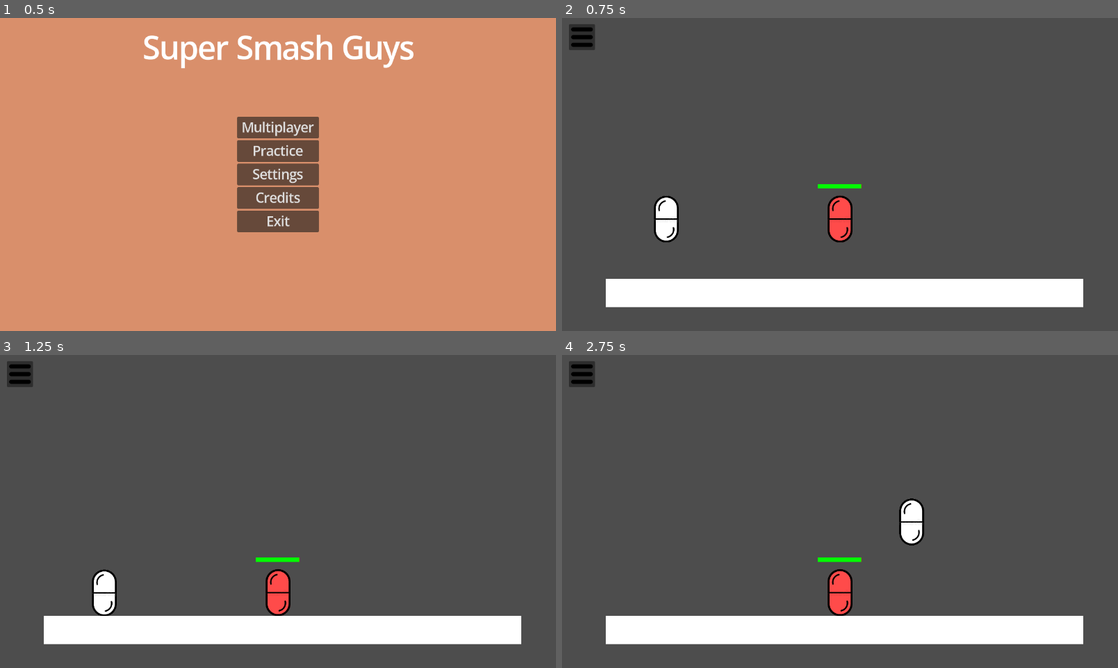
Above: before the commit, frames 1-4 (two rows, left to right).
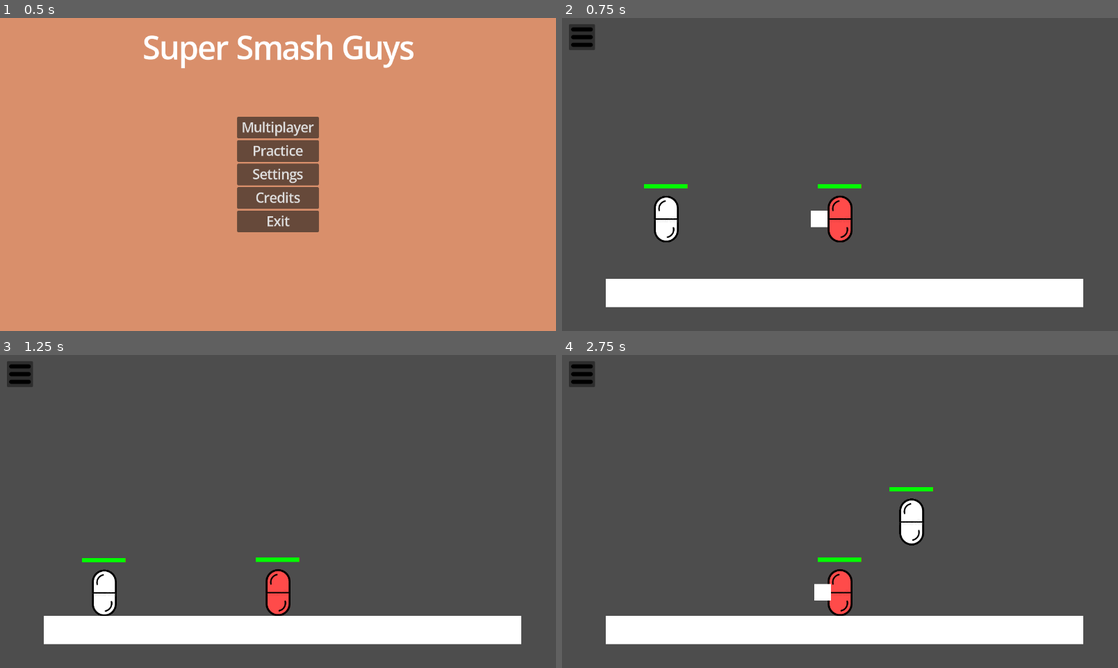
Above: after the commit, the same moments.

Repository: Rivmo/Super-Smash-Guys
Game: Godot game, scene res://scenes/main_menu_screen.tscn
Two runs of this game, one before a commit and one after it. Both use one fixed random seed, a clock stepped at 60 frames per second and the inputs below.
Inputs (mouse positions are in pixels of both pictures, inside the frame that each line leads up to):
- Up to frame 1 (0.5 s): no input
- Up to frame 2 (0.75 s): click "Practice" at 0.5 s
- Up to frame 3 (1.25 s): no input
- Up to frame 4 (2.75 s): tap Enter at 1.25 s; move the mouse to (962, 495) at 1.27 s; hold Right (Right) from 1.28 s (still down); tap O (Attack) at 1.35 s; click (962, 495) at 1.42 s; tap Up (Jump) at 1.52, 2.27 s; tap Down (Crouch) at 1.55, 2.1 s; move the mouse to (728, 527) at 2.02 s; tap Space (Dash) at 2.3 s

Frame 1 is identical in both runs. In frame 2, 0.3% of the frame differs, in the area x 14-48%, y 53-67%; in frame 3, 0.1%; in frame 4, 0.3%, in the area x 45-67%, y 42-79%.

Commit message:
added dummy attacks

Diff:
--- /dev/null
+++ b/scenes/attack_dummy.tscn
@@ -0,0 +1,23 @@
+[gd_scene format=3 uid="uid://d2xnsmelql5em"]
+
+[ext_resource type="Script" uid="uid://cwekqexgo01ay" path="res://scripts/attack_default.gd" id="1_j6k3p"]
+
+[sub_resource type="QuadMesh" id="QuadMesh_qnuwd"]
+
+[sub_resource type="RectangleShape2D" id="RectangleShape2D_2g375"]
+size = Vector2(38, 38)
+
+[node name="attack" type="Node2D" unique_id=1478860268]
+script = ExtResource("1_j6k3p")
+
+[node name="Area2D" type="Area2D" parent="." unique_id=1332334761]
+
+[node name="MeshInstance2D" type="MeshInstance2D" parent="Area2D" unique_id=1925545710]
+position = Vector2(9.536743e-07, 4.7683716e-07)
+scale = Vector2(38.000004, 38.000004)
+mesh = SubResource("QuadMesh_qnuwd")
+
+[node name="CollisionShape2D" type="CollisionShape2D" parent="Area2D" unique_id=1007916745]
+shape = SubResource("RectangleShape2D_2g375")
+
+[connection signal="body_entered" from="Area2D" to="." method="_on_area_2d_body_entered"]
--- a/scenes/player_character.tscn
+++ b/scenes/player_character.tscn
@@ -6,6 +6,8 @@
 [sub_resource type="CapsuleShape2D" id="CapsuleShape2D_6r27q"]
 radius = 27.0
 height = 106.0
+
+[sub_resource type="QuadMesh" id="QuadMesh_6r27q"]
 
 [node name="Player" type="CharacterBody2D" unique_id=142461306]
 script = ExtResource("1_6r27q")
@@ -16,3 +18,15 @@
 
 [node name="CollisionShape2D" type="CollisionShape2D" parent="." unique_id=1431250880]
 shape = SubResource("CapsuleShape2D_6r27q")
+
+[node name="Red" type="MeshInstance2D" parent="." unique_id=1678775411]
+modulate = Color(1, 0, 0, 1)
+position = Vector2(0, -75)
+scale = Vector2(100, 10)
+mesh = SubResource("QuadMesh_6r27q")
+
+[node name="Green" type="MeshInstance2D" parent="." unique_id=516826604]
+modulate = Color(0, 1, 0, 1)
+position = Vector2(0, -75)
+scale = Vector2(100, 10)
+mesh = SubResource("QuadMesh_6r27q")
--- a/scripts/attack_default.gd
+++ b/scripts/attack_default.gd
@@ -15,7 +15,6 @@
 func _process(delta: float) -> void:
 	if time < move_time :
 		position.x += Movement_speed_time * delta
-
 		Movement_speed_time -= 2 * Movement_speed/(move_time)
 		time += 1
 
@@ -24,8 +23,13 @@
 
 func _on_area_2d_body_entered(body: Node2D) -> void:
 	#handle hitting the dummy with attack
-	if body.name == "Dummy":
-		print("hit dummy")
+	if body.name == "Dummy" and get_parent().name != "Dummy":
 		body.knockback += 10
 		var knockback = body.knockback * 4
 		body.apply_impulse(Vector2(dir*(400+knockback),10))
+	elif body.name == "Player" and get_parent().name != "Player":
+		body.knockback += 10
+		var knockback = body.knockback * 4
+		body.velocityxk += dir*(100+knockback)
+		body.velocityyk += 10
+		body.stuntime = 0.2
--- a/scripts/placeholder_arena.gd
+++ b/scripts/placeholder_arena.gd
@@ -1,9 +1,20 @@
 extends Node2D
 var attack_scene: PackedScene = load("res://scenes/attack_default.tscn")
+var time = 0
 
 # Called when the node enters the scene tree for the first time.
 func _ready() -> void:
 	pass # Replace with function body.
+
+func _process(delta: float) -> void:
+
+	if time >= 0:
+		time -= 1 * delta
+	else:
+		var attack = attack_scene.instantiate()
+		attack.dir = -1
+		$Dummy.add_child(attack)
+		time = 2
 
 
 func _on_character_attack(dir: int) -> void:
--- a/scripts/player_character.gd
+++ b/scripts/player_character.gd
@@ -6,6 +6,11 @@
 #time between punch attack in seconds
 @export var attack_delay = 1
 @export var dash_delay = 1
+#knockback velocities
+@export var velocityxk = 0
+@export var velocityyk = 0
+@export var stuntime = 0
+
 
 signal Attack(pos, dir)
 
@@ -48,6 +53,20 @@
 		dashing_delay_absolute_time = 0
 		is_dashing = false
 
+	if stuntime > 0:
+		stuntime -= 1 * delta
+		velocityxk -= velocityxk/stuntime * delta
+		velocityyk -= velocityyk/stuntime * delta
+	else:
+		stuntime = 0
+		velocityxk = 0
+		velocityyk = 0
+
+	#process healthbar
+	var green = $Green
+	green.scale.x = 100 - knockback/3
+	green.position.x = -knockback/6 - 1
+
 
 func _physics_process(delta: float) -> void:
 
@@ -66,33 +85,35 @@
 			Double_jump_count += 1
 
 	#Handle dashing inputs & input direction and handle the movement/deceleration.
-	var direction := Input.get_axis("Left", "Right")
-	if Input.is_action_just_pressed("Dash") and dash_available:
-		dash_available = false
-		is_dashing = true
-		dash_direction = Facing
-		velocity.x += direction * dash_speed
-	if is_dashing:
-			velocity.x =   SPEED * dash_speed * dash_direction
-	if direction:
-		if not is_dashing:
-			velocity.x = direction * SPEED
-		if abs(direction) > 0:
-				Facing = direction
-	else:
-		velocity.x = move_toward(velocity.x, 0, SPEED)
+	if stuntime <= 0:
+		var direction := Input.get_axis("Left", "Right")
+		if Input.is_action_just_pressed("Dash") and dash_available:
+			dash_available = false
+			is_dashing = true
+			dash_direction = Facing
+			velocity.x += direction * dash_speed
+		if is_dashing:
+				velocity.x =   SPEED * dash_speed * dash_direction
+		if direction:
+			if not is_dashing:
+				velocity.x = direction * SPEED
+			if abs(direction) > 0:
+					Facing = direction
+		else:
+			velocity.x = move_toward(velocity.x, 0, SPEED)
 
-	#emit attack signal on attack input
-	if Input.is_action_just_pressed("Attack") and attack_available == true:
-		Attack.emit(Facing)
-		attack_available = false
+		#emit attack signal on attack input
+		if Input.is_action_just_pressed("Attack") and attack_available == true:
+			Attack.emit(Facing)
+			attack_available = false
 
-	#Handle crouch inputs
-	if Input.is_action_just_pressed("Crouch"):
-		scale.y = 0.5
-		position.y += 51
-	if Input.is_action_just_released("Crouch"):
-		scale.y = 1
-
+		#Handle crouch inputs
+		if Input.is_action_just_pressed("Crouch"):
+			scale.y = 0.5
+			position.y += 51
+		if Input.is_action_just_released("Crouch"):
+			scale.y = 1
+	velocity.x += velocityxk
+	velocity.y += velocityyk
 
 	move_and_slide()
